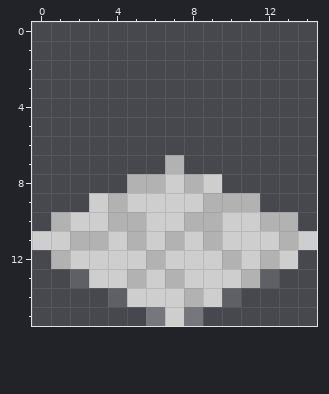
Edited in one commit: pixel-art sprite (Blud/src/blud/game/sprite/sprites/StoneTile.png). That is the earlier state.
The file is 15x16 pixels.
After:
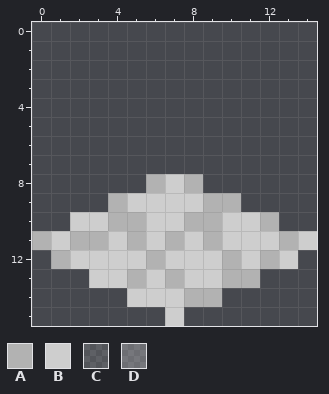
Palette (. is transparent): A #b2b2b2  B #cecece  C #ffffff21  D #ffffff42
Change:
y 7: x 7 A -> .
y 8: x 5 A -> .; x 9 B -> .
y 9: x 3 B -> .; x 11 A -> .
y 10: x 1 A -> .; x 13 A -> .
y 11: x 0 B -> A
y 13: x 2 C -> .; x 10 B -> A; x 12 C -> .
y 14: x 4 C -> .; x 9..10 BC -> A.
y 15: x 6 D -> .; x 8 D -> .
Where, in picture pixels (left, top, right, bottom), the same in both pictures:
changed: (32, 155, 298, 326)
